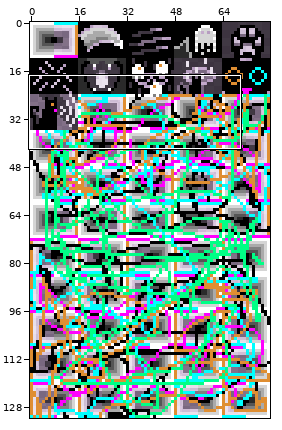
A pixel-art file gets an edit: src/cardArt.aseprite. The picture above shows the old version from afar; the outline marks the close-up.
Close-up. Before:
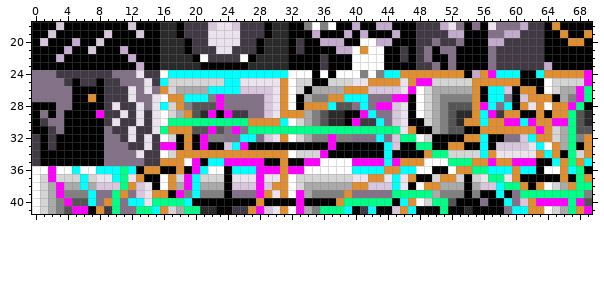
80x132 pixels, 1 frame. Shown: x 0..69, y 18..41.
After the commit:
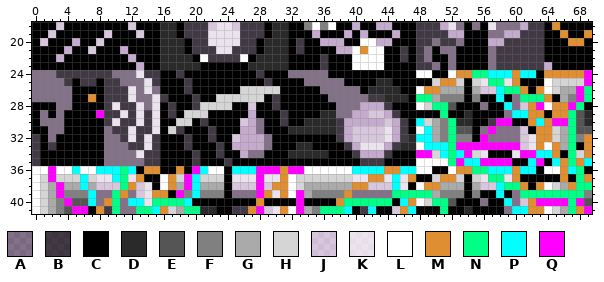
Palette (. is transparent): A #00000055  B #000000aa  C #000000  D #2a2a2a  E #555555  F #808080  G #aaaaaa  H #d5d5d5  J #ffffff55  K #ffffffaa  L #ffffff  M #df8e32  N #00ff86  P #00ffff  Q #ff00ff
The author wrote: Adds card art for scratch and fireball.
Diff:
@@ x 0..69 @@
 23 CCCCCCCCCCCCC.CCDDDDDCCCCCCDDDDDCCCCBCCCLLLLCCCCBBACACCCCABBBBBB.CCCCC
-24 AAABBBBBBBAAAKBBLPPPPPPPPPPPPPPPLLLCLCLLLFLFPPMMMMMMMMC.MQPPPCCPMMMMMQ
-25 AAAABCBBCBBAAAKBPHHHHHHHPPKKKKKMLHHCCHHHKKMMMMKMQQHHHHHMMMMMMCCCLHHHHQ
-26 AAAAACCCCBBBKAKAMHGGGGPPPPJJJJKMLHCGGGGMMMJJJJKQLHGGGGGMCPPJCMMCLHGGQN
-27 AAAAACCMCBBBKAAKLMMPPPFQAAAAAJKMLCGFFMMPPPAAAQQCLHGFFFFMCPPACJMMMCGFQN
-28 CCCAACCCCBKBBKAKPHMFEEEQAAAAAJKMLCMMMPEEAPAQQJKCLHGFEEEMQPAPCMKMLMMQNC
-29 CACACCCCQBBKBKBKLHGMEDQCQBBAAJKMMMGFEDDCCQPAAJKCLHGFEDDMPQBMMCCMCMMNED
-30 CBAACCCCCBKBBKBKLNNNNNNNNNNMMMMPLHGFEDDCQBBPAJKCCHGFEDMMPMMQQPQMMQQNED
-31 CCBACCCCCABBKBBKNMMMEEQEAQANNNNNNNNNNNNNNNNNNNKMCCGFEECCMMMMMMMQMHGNEE
-32 BCBCCCCCCAABKBKBLHCMCQFFAAPPAJKMLHGFFQFFAAAPAJNNLHCCCCMMPCCAAJPMMHGNFM
-33 BCBCCCCCCAAABBKBQQCMCQCCJPQCCCCCCCCCCQCCCCCCPJCCNNCCMMCCPCJJJJKPLMGNCM
-34 BCCCCCCCCAAAAKBBLHMMMMMMMMMMMMMMLHHHQCCCCCCCPCCCCMNNHHHHPMKKKKKMPMCNHM
-35 BCCCCCCCCAAAAABBMMMLQCPPQQQQQCCMCCQQLLLLQQQQPQMMMLLLNNNMMQMMQQQCCPMNMP
+24 AAABBBBBBBAAAKBBCCBCCCCCCCCCBCCCAAAAACCCCCCCCCCCLLCCLMMNNPPPMPPCMMMMMQ
+25 AAAABCBBCBBAAAKBCCCBCCCCCCCCCBCCCCAAAAACCCCDDCCCCCHMMHCHKNNKMCCCLHHHHQ
+26 AAAAACCCCBBBKAKACCCBCCCCCCHHHHHCCCCCAAAAACDDDDCCLMMGGGCGJJPNNMCMLHGGQN
+27 AAAAACCMCBBBKAAKBCCCBCCHHHHHHCBCCCCCCAAAAABBDDDCNNGFFFCFCCPCANNNMCGFQN
+28 CCCAACCCCBKBBKAKCBCCBHHHHCCJCCBCCCCCCCAAA...BCCCLHNNECCCACCPAJMQLMMQNC
+29 CACACCCCQBBKBKBKCBCHHHCCCCC.CCCBCCCCDDAA..JJ.BCCCCCNCCDCCCCAPPMMCMMNED
+30 CAAACCCCCBKBBKBKCCHHCBCCCCJ.ACCBCCDDDDB.....J.BCPHGFNDDCCBQQCCMPMQQNED
+31 CCAACCCCCABBKBBKCHBCCCBCCC..ACCCDDDDDDB.JJJJK.BCLPGFNEECAQAAAJCMMHGNEE
+32 BCACCCCCCAABKBKBCCCBCCBCCJ...ACCCCCCCCB.JJJJK.BDPPGFNFFCQAAAAJKMMHGNFM
+33 BCBCCCCCCAAABBKBCCCBCCCBC....ACCCDDCCCCB.KKK.BDDLPPPNQQQQQQQQJKMLMGNCM
+34 BCCCCCCCCAAAAKBBCCCCBCCBCC.AACCCDDDDDCCCB...BCCCQQHPNPQHKCCCKQQPPMCNHM
+35 BCCCCCCCCAAAAABBCCCCBCCCBCCCCCCCCCCCCCCCCBBBCCCCLLLLNQPPQQQQCCPQCPMNMP
 36 LLQLLPLLPPPNPCMMCCMCQPLLCPPPQQQMQQLLLLLLPPPPMMPPLLCCLMMNNPPPMPPCLLMPNC
